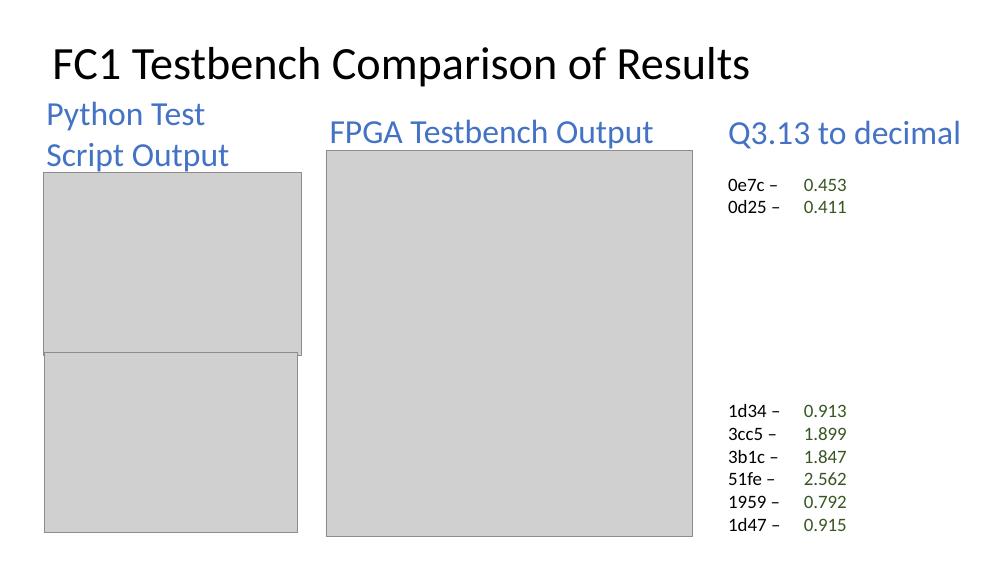
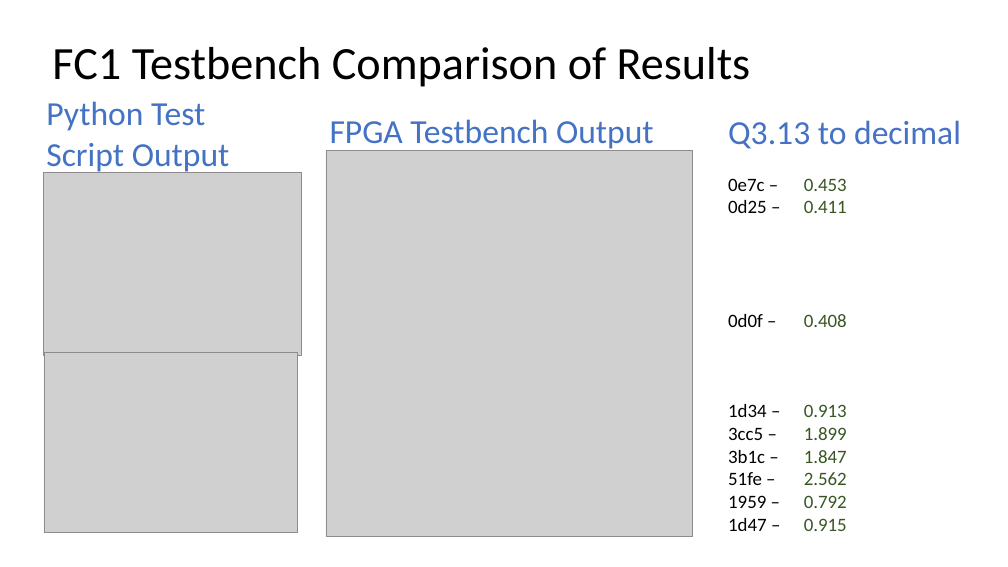
Before and after one commit to erikgroving/NeuralNetworkHardwareAccelerator, a slide deck: slide 5 of WeeklyPresentations/update8_05_06.pptx. Drawn at 1008x567 pixels with LibreOffice and Linux fonts; fonts in the diff are those of the drawing; grey boxes stand for pictures. Boxes give left, top, right and bottom in pixels: in the first picture for what was removed or moved away, otherwise in the second. Text is boxed around its words. In the diff, an @@ line names an element or a change of style, - is before the commit and + after.

```diff
--- a/WeeklyPresentations/update8_05_06.pptx
+++ b/WeeklyPresentations/update8_05_06.pptx
@@ text at (728, 314, 847, 327): paragraph added @@
+0d0f – 0.408
```
Also in this commit, not shown: 2 other slides changed.
